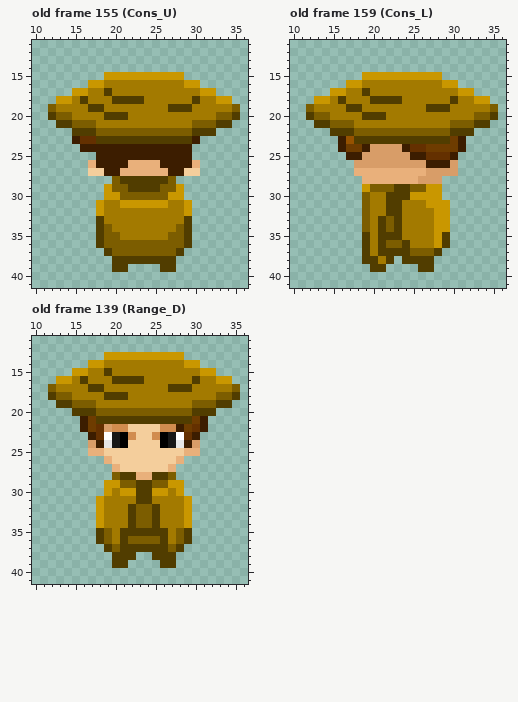
File history of a pixel-art file, Skins/Raincoat.aseprite. Above: the version before the commit.
48x48 pixels, 160 frames. Shown: old frame 155 (Cons_U): x 10..36, y 11..41; old frame 159 (Cons_L): x 10..36, y 11..41; old frame 139 (Range_D): x 10..36, y 11..41. The commit also changed other frames, which this record leaves out.
The same view after the edit:
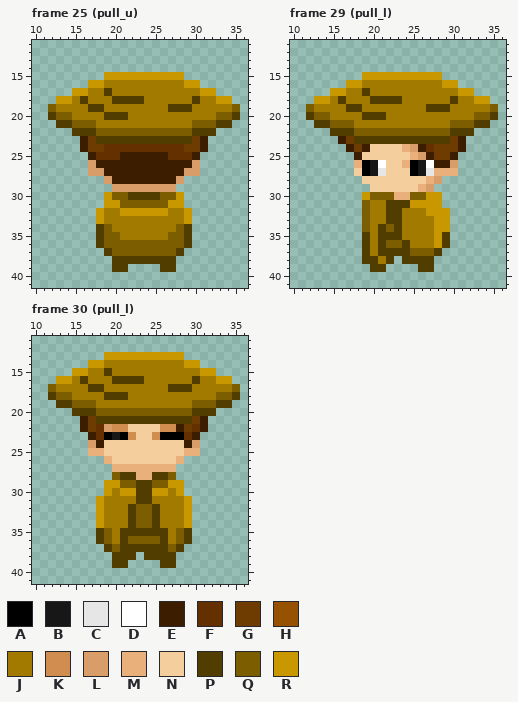
Palette (. is transparent): A #000000  B #171717  C #e6e6e6  D #ffffff  E #3c1d00  F #643000  G #6e3c00  H #965200  J #a37a00  K #d18c4f  L #d89d68  M #e9b07b  N #f4ce9c  P #513d00  Q #7c5d00  R #c99700
A new or re-ordered frame is compared with the old frame closest to it.
Edits made:
frames 160 -> 176
--- frame 25 (pull_u) is new; against old frame 155 (Cons_U), layers "Head", "Torso"
@@ x 10..36 @@
 22 .....PPPQQQQQQQQQQQQPPP....
-23 .....EFFPPPPPPPPPPPPE......
-24 ......EEEEEEEEEEEEEE.......
-25 ........EEEEEEEEEEEE.......
-26 .......MEEEEMMMMEEEEM......
-27 .......NNEEMMMMMMEENN......
-28 ..........QPPPPPPQ.........
-29 .........RQQPPPPQQR........
-30 .........RRQQQQQQRR........
-31 ........RJJRRRRRRJJR.......
-32 ........RJJJJJJJJJJR.......
-33 ........PJJJJJJJJJJP.......
+23 ......EGPPPPPPPPPPPPGE.....
+24 ......EGGFFFFFFFFFFGGE.....
+25 .......EFFFEEEEEEFFFE......
+26 .......LEEEEEEEEEEEEL......
+27 .......LLEEEEEEEEEELL......
+28 .........LEEEEEEEEL........
+29 ..........LLLLLLLL.........
+30 .........RQQPPPPQQR........
+31 .........RRQQQQQQRR........
+32 ........RJJRRRRRRJJR.......
+33 ........RJJJJJJJJJJR.......
 34 ........PQJJJJJJJJQP.......
--- frame 29 (pull_l) is new; against old frame 159 (Cons_L), layers "Head", "Torso"
@@ x 10..36 @@
 22 .....PPPQQQQQQQQQQQQPPP....
-23 ......EHPPPPPPPPPPPPGE.....
-24 ......EGGELLLLEFFGGGGE.....
-25 .......EELLLLLLEEFFFE......
-26 ........LLLLLLLLLEEEL......
-27 ........MMMMMMMMMLLLL......
-28 .........MMMMMMMLLL........
-29 .........RQQQPPQQRR........
-30 .........QJJPPPRRRR........
-31 .........QJJPPJJJRRR.......
-32 .........QJJPPJJJJRR.......
-33 .........QJPQPJJJJRR.......
+23 ......EGPPPPPPPPPPPPGE.....
+24 .......EGENNNNMLEFGGGE.....
+25 ........ENNNNNNMLEGGE......
+26 ........MABDNNMABDEEL......
+27 ........NABCNNNABCMMM......
+28 .........NNNNNNNNML........
+29 ..........NNNNNNML.........
+30 .........RQQQMMQQRR........
+31 .........QJJPPPRRRR........
+32 .........QJJPPJJJRRR.......
+33 .........QJJPPJJJJRR.......
 34 .........QJPQPJJJJRR.......
--- frame 30 (pull_l) is new; against old frame 139 (Range_D), layers "Head", "Legs"
@@ x 17..30 @@
 22 GFLKKNNNNKKEGF
-23 EFDBAKNNKABDFE
-24 LECBANNNNABCEL
+23 EFABAKNNKAAAFE
+24 LENNNNNNNNNNEL
 25 MMNNNNNNNNNNMM
 26 ..MNNNNNNNNM..
-27 ...MNNNNNNM...
+27 ...MMMMMMMM...
 28 ...QPPMMPPQ...
@@ x 22..26 @@
 37 PPPPP
-38 P..PP
+38 P.PPP
 39 ....P
